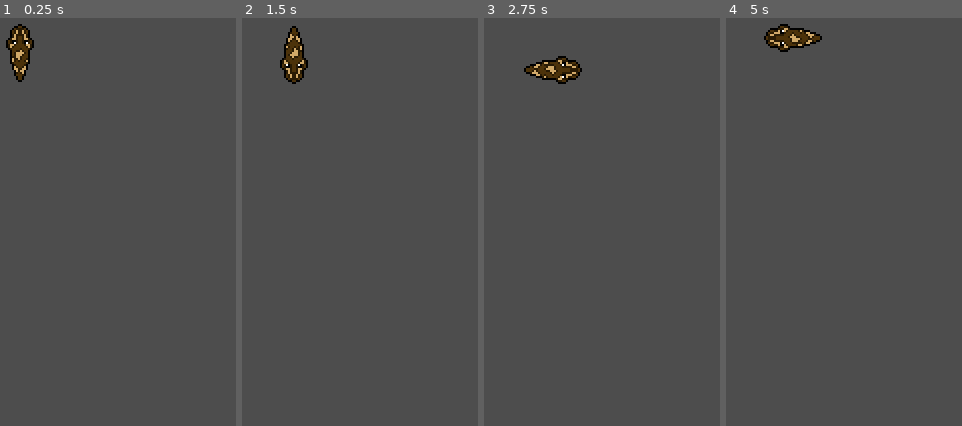
Above: before the commit, frames 1-4 (left to right).
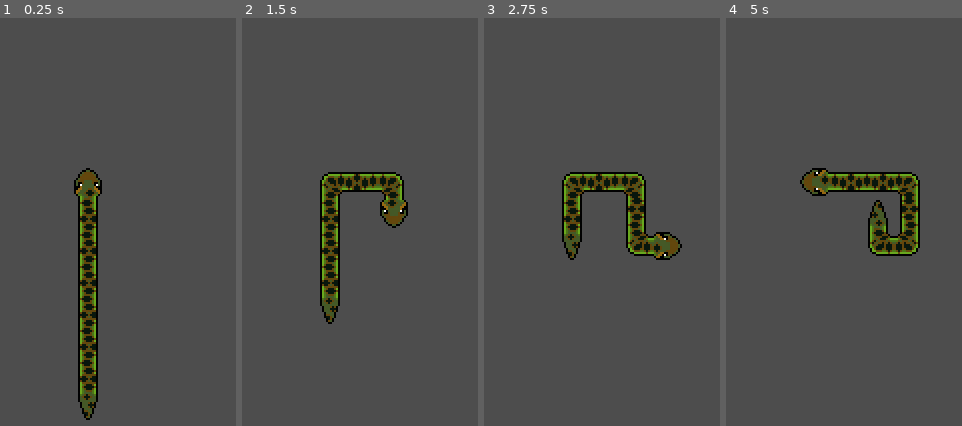
Above: after the commit, the same moments.

Repository: B-nce/Snake
Game: Godot game, scene res://scenes/test_scene/test_scene.tscn
Two runs of this game, one before a commit and one after it. Both use one fixed random seed, a clock stepped at 60 frames per second and the inputs below.
Inputs:
- Up to frame 1 (0.25 s): no input
- Up to frame 2 (1.5 s): tap Enter at 0.5 s; hold Right (right) 0.53-1.28 s; tap Space at 1.25 s; hold Down (down) from 1.28 s (still down)
- Up to frame 3 (2.75 s): release Down (down) at 2.03 s; hold Right (right) from 2.03 s (still down)
- Up to frame 4 (5 s): tap Enter at 2.75, 4.25 s; release Right (right) at 2.78 s; hold Up (up) 2.78-3.53 s; tap Space at 3.5 s; hold Left (left) from 3.53 s (still down)

The runs differ from the first frame. In frame 1, 6.2% of the frame differs, in the area x 2-44%, y 1-99%; in frame 2, 6.2%; in frame 3, 6.1%; in frame 4, 6.1%.

Commit message:
corrected snake rotation + movement. Needs collision checking.

Diff:
--- a/snake/constants.gd
+++ b/snake/constants.gd
@@ -5,3 +5,4 @@
 const ROTATION_LEFT: float = (PI/2)*3
 const ROTATION_RIGHT: float = PI/2
 const SPRITE_SIZE: int = 16
+const EPSILON: float = 0.001
--- /dev/null
+++ b/snake/scenes/level_1/level_1.gd
@@ -0,0 +1 @@
+extends Node2D
--- a/snake/scenes/level_1/level_1.tscn
+++ b/snake/scenes/level_1/level_1.tscn
@@ -1,6 +1,8 @@
-[gd_scene load_steps=4 format=4 uid="uid://cs3vwhjl6w3l3"]
+[gd_scene load_steps=6 format=4 uid="uid://cs3vwhjl6w3l3"]
 
+[ext_resource type="Script" uid="uid://d38dj5lexsngu" path="res://scenes/level_1/level_1.gd" id="1_janvk"]
 [ext_resource type="Texture2D" uid="uid://der2aabcpt52n" path="res://assets/sprites/static_tiles.png" id="1_uwrxv"]
+[ext_resource type="PackedScene" uid="uid://iocv5fo1fth5" path="res://scenes/player/player.tscn" id="2_igcjm"]
 
 [sub_resource type="TileSetAtlasSource" id="TileSetAtlasSource_yqjtg"]
 texture = ExtResource("1_uwrxv")
@@ -12,6 +14,9 @@
 sources/1 = SubResource("TileSetAtlasSource_yqjtg")
 
 [node name="Level1" type="Node2D"]
+script = ExtResource("1_janvk")
+
+[node name="Player" parent="." instance=ExtResource("2_igcjm")]
 
 [node name="Floor" type="TileMapLayer" parent="."]
 position = Vector2(1, -7)
--- a/snake/scenes/player/body_part.gd
+++ b/snake/scenes/player/body_part.gd
@@ -2,19 +2,16 @@
 extends Sprite2D
 
 const SnakeSpriteTypes = preload("res://scenes/player/snake_sprite_types.gd")
-@export var sprite_path : String
 
-func _init(file_path: String, intial_position: Vector2, type: SnakeSpriteTypes.Type) -> void:
+func _init(snake_texture: Texture2D, intial_position: Vector2, type: SnakeSpriteTypes.Type) -> void:
 	self.region_enabled = true
-	self.sprite_path = file_path
-	self.texture = load(file_path)
+	self.texture = snake_texture
 	self._set_sprite_type(type)
 	self.position = intial_position
+	self.top_level = true
 
-
-func update_sprite(new_position: Vector2, new_rotation: float, type: SnakeSpriteTypes.Type) -> void:
+func update_sprite(new_rotation: float, type: SnakeSpriteTypes.Type) -> void:
 	_set_sprite_type(type)
-	self.position = new_position
 	self.rotation = new_rotation
 
 
--- a/snake/scenes/player/player.gd
+++ b/snake/scenes/player/player.gd
@@ -5,38 +5,52 @@
 const SnakeSpriteTypes = preload("res://scenes/player/snake_sprite_types.gd")
 @export var direction: float = Constants.ROTATION_UP
 @export var health_points: int = 1
-@export var sprite_file_path: String
+@export_range(2, 100, 1) var length: int = 2
+@export var texture: Texture2D = load("res://assets/sprites/ball_python.png")
 
 
-func initialize(snake_sprite_path: String) -> void:
-	self.sprite_file_path = snake_sprite_path
-	var tail_postion: Vector2 = Vector2(position.x, position.y + Constants.SPRITE_SIZE)
-	_add_body_part(position, SnakeSpriteTypes.Type.HEAD, false)
-	_add_body_part(tail_postion, SnakeSpriteTypes.Type.TAIL)
+func _ready() -> void:
+	self.top_level = true
+	create_snake_body()
 
 
 func _input(event: InputEvent) -> void:
-	#move()
 	if event.is_action_pressed("up"):
-		if(direction == Constants.ROTATION_LEFT or direction == Constants.ROTATION_RIGHT):
+		if direction == Constants.ROTATION_LEFT or direction == Constants.ROTATION_RIGHT :
 			direction = Constants.ROTATION_UP
 			move()
 	if event.is_action_pressed("down"):
-		if(direction == Constants.ROTATION_LEFT or direction == Constants.ROTATION_RIGHT):
+		if direction == Constants.ROTATION_LEFT or direction == Constants.ROTATION_RIGHT :
 			direction = Constants.ROTATION_DOWN
 			move()
 	if event.is_action_pressed("right"):
-		if(direction == Constants.ROTATION_UP or direction == Constants.ROTATION_DOWN):
+		if direction == Constants.ROTATION_UP or direction == Constants.ROTATION_DOWN :
 			direction = Constants.ROTATION_RIGHT
 			move()
 	if event.is_action_pressed("left"):
-		if(direction == Constants.ROTATION_UP or direction == Constants.ROTATION_DOWN):
+		if direction == Constants.ROTATION_UP or direction == Constants.ROTATION_DOWN :
 			direction = Constants.ROTATION_LEFT
 			move()
 
 
+func create_snake_body() -> void:
+	for i: Node in %BodyParts.get_children():
+		%BodyParts.remove_child(i)
+		i.queue_free()
+
+	var start_positon: Vector2 = position
+	for i: int in range(0, length):
+		if i == 0 :
+			_add_body_part(start_positon, SnakeSpriteTypes.Type.HEAD, false)
+		elif i == length -1 :
+			_add_body_part(start_positon, SnakeSpriteTypes.Type.TAIL)
+		else:
+			_add_body_part(start_positon, SnakeSpriteTypes.Type.BODY_STRAIGHT)
+		start_positon = Vector2(start_positon.x, start_positon.y + Constants.SPRITE_SIZE)
+
+
 func _add_body_part(part_position: Vector2, type: SnakeSpriteTypes.Type, with_collision: bool = true) -> void:
-	var new_part: BodyPart = BodyPart.new(sprite_file_path, part_position, type)
+	var new_part: BodyPart = BodyPart.new(texture, part_position, type)
 	%BodyParts.add_child(new_part)
 
 	if(with_collision):
@@ -48,64 +62,57 @@
 
 
 func move() -> void:
-	move_snake()#first move the snake
+	_move_snake()#first move the snake
 	#then add body part
-	correct_snake_sprites()#then set new sprite types and rotations
+	_correct_snake_sprites()#then set new sprite types and rotations
 
 
 func _on_timer_timeout() -> void:
 	move()
 
+
 func take_damage() -> void:
 	health_points -= 1
 
 
-func move_snake() -> void:
-	var head: Sprite2D = %BodyParts.get_child(0)
-	var prev_position: Vector2 = head.position
-	var temp_position: Vector2 = head.position
-	head.position += Vector2(0,-1).rotated(direction) * Constants.SPRITE_SIZE
-	var body_part_array: Array[Node] = %BodyParts.get_children()
-	body_part_array.remove_at(0)
-	for body_part: Sprite2D in body_part_array:
-		temp_position = body_part.position
-		body_part.position = prev_position
-		prev_position = temp_position
+var timer: float = 0
+func _process(delta: float) -> void: #temporary func
+	timer += delta
+	if timer >= 1 :
+		move()
+		timer = 0
+
+func _move_snake() -> void:
+	var movement: Vector2 = Vector2(0,-1).rotated(direction) * Constants.SPRITE_SIZE
+	move_and_collide(movement)
+
+	var body_parts: Array[BodyPart] = []
+	body_parts.assign(%BodyParts.get_children() as Array[BodyPart])
+
+	for i: int in range(body_parts.size() - 1, 0, -1):
+		body_parts[i].position = body_parts[i - 1].position
+
+	body_parts[0].position = self.position
 
 
-func add_snake_part() -> void:
-	pass#TODO
+func _correct_snake_sprites() -> void:
+	var body_parts: Array[BodyPart] = []
+	body_parts.assign(%BodyParts.get_children() as Array[BodyPart])
 
+	body_parts[0].update_sprite(direction, SnakeSpriteTypes.Type.HEAD)
 
-func correct_snake_sprites() -> void:
-	var head: Sprite2D = %BodyParts.get_child(0)
-	var prev_position: Vector2 = head.position
-	var temp_position: Vector2 = head.position
-	head.rotation = 0
-	head.rotate(direction)
-	var body_part_array: Array[Node] = %BodyParts.get_children()
-	body_part_array.remove_at(0)
+	for n: int in range(1,body_parts.size() - 1):
+		var next_part_diff: Vector2 = body_parts[n + 1].position - body_parts[n].position
+		var prev_part_diff: Vector2 = body_parts[n - 1].position - body_parts[n].position
+		var difference: Vector2 = body_parts[n - 1].position - body_parts[n + 1].position
+		if abs(difference.x) < Constants.EPSILON or abs(difference.y) < Constants.EPSILON:
+			body_parts[n].update_sprite(prev_part_diff.angle() + PI/2, SnakeSpriteTypes.Type.BODY_STRAIGHT)
+		else:
+			body_parts[n].update_sprite(0, SnakeSpriteTypes.Type.BODY_TURN)
+			#flip_h if one of the parts is to the left
+			#flip_v if one of the parts is to the top
+			body_parts[n].flip_h = prev_part_diff.x + Constants.EPSILON < 0 or next_part_diff.x + Constants.EPSILON < 0
+			body_parts[n].flip_v = prev_part_diff.y + Constants.EPSILON < 0 or next_part_diff.y + Constants.EPSILON < 0
 
-	var tail: Sprite2D = body_part_array.pop_at(-1)
-	tail._set_sprite_type(SnakeSpriteTypes.Type.TAIL)
-	var new_direction: Vector2
-	if body_part_array.is_empty():
-		new_direction =  head.position - tail.position
-	else:
-		new_direction = body_part_array[-1].position - tail.position
-	tail.rotation = 0
-	tail.rotate(new_direction.angle() + PI/2)
-
-	body_part_array = %BodyParts.get_children()
-	for n in range(1,body_part_array.size() - 1):
-		if (body_part_array[n - 1].position - body_part_array[n + 1].position).x == 0 or (body_part_array[n - 1].position - body_part_array[n + 1].position).y == 0:
-			body_part_array[n]._set_sprite_type(SnakeSpriteTypes.Type.BODY_STRAIGHT)
-			new_direction = body_part_array[n - 1].position - body_part_array[n].position
-			body_part_array[n].rotation = 0
-			body_part_array[n].rotate(new_direction.angle() + PI/2)
-		else:
-			#TODO needs mirroring in certain scenarios, also needs testing
-			body_part_array[n]._set_sprite_type(SnakeSpriteTypes.Type.BODY_TURN)
-			new_direction = body_part_array[n - 1].position - body_part_array[n].position
-			body_part_array[n].rotation = 0
-			body_part_array[n].rotate(new_direction.angle() + PI)
+	var tail_difference: Vector2 = body_parts[-2].position - body_parts[-1].position
+	body_parts[-1].update_sprite(tail_difference.angle() + PI/2, SnakeSpriteTypes.Type.TAIL)
--- a/snake/scenes/player/player.tscn
+++ b/snake/scenes/player/player.tscn
@@ -3,6 +3,7 @@
 [ext_resource type="Script" uid="uid://chxrivw74ah0o" path="res://scenes/player/player.gd" id="1_onrkg"]
 
 [sub_resource type="RectangleShape2D" id="RectangleShape2D_8afob"]
+size = Vector2(16, 16)
 
 [node name="Player" type="CharacterBody2D"]
 collision_layer = 2
@@ -10,7 +11,6 @@
 script = ExtResource("1_onrkg")
 
 [node name="HeadCollision" type="CollisionShape2D" parent="."]
-position = Vector2(50, 50)
 shape = SubResource("RectangleShape2D_8afob")
 
 [node name="BodyParts" type="Node2D" parent="."]
--- a/snake/scenes/test_scene/test_scene.gd
+++ b/snake/scenes/test_scene/test_scene.gd
@@ -1,6 +1,6 @@
 extends Node2D
 
 
-func  _ready() -> void:
-	var player: Player = $Player
-	player.initialize("res://assets/sprites/ball_python.png")
+func _ready() -> void:
+	var player: Player = $Player as Player
+	player.create_snake_body()
--- a/snake/scenes/test_scene/test_scene.tscn
+++ b/snake/scenes/test_scene/test_scene.tscn
@@ -1,10 +1,13 @@
-[gd_scene load_steps=3 format=3 uid="uid://dwgyud4ob1l6v"]
+[gd_scene load_steps=4 format=3 uid="uid://dwgyud4ob1l6v"]
 
 [ext_resource type="Script" uid="uid://fk6xuocvc5sx" path="res://scenes/test_scene/test_scene.gd" id="1_8pyld"]
 [ext_resource type="PackedScene" uid="uid://iocv5fo1fth5" path="res://scenes/player/player.tscn" id="1_ia1lp"]
+[ext_resource type="Texture2D" uid="uid://dim6tp30hkaxk" path="res://assets/sprites/green_anaconda.png" id="3_1x7oe"]
 
 [node name="TestScene" type="Node2D"]
 script = ExtResource("1_8pyld")
 
 [node name="Player" parent="." instance=ExtResource("1_ia1lp")]
-position = Vector2(50, 50)
+position = Vector2(134, 172)
+length = 8
+texture = ExtResource("3_1x7oe")
Not shown, added: snake/scenes/level_1/level_1.gd.uid
